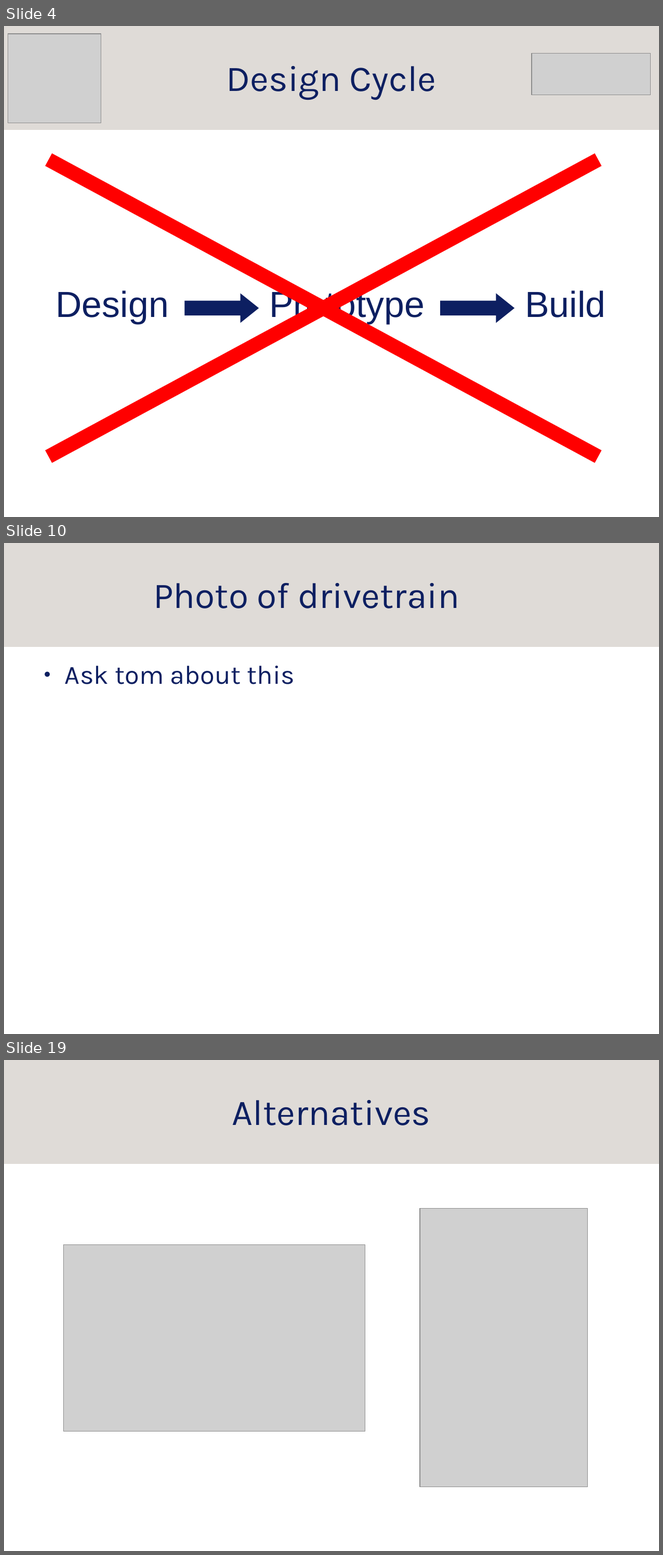
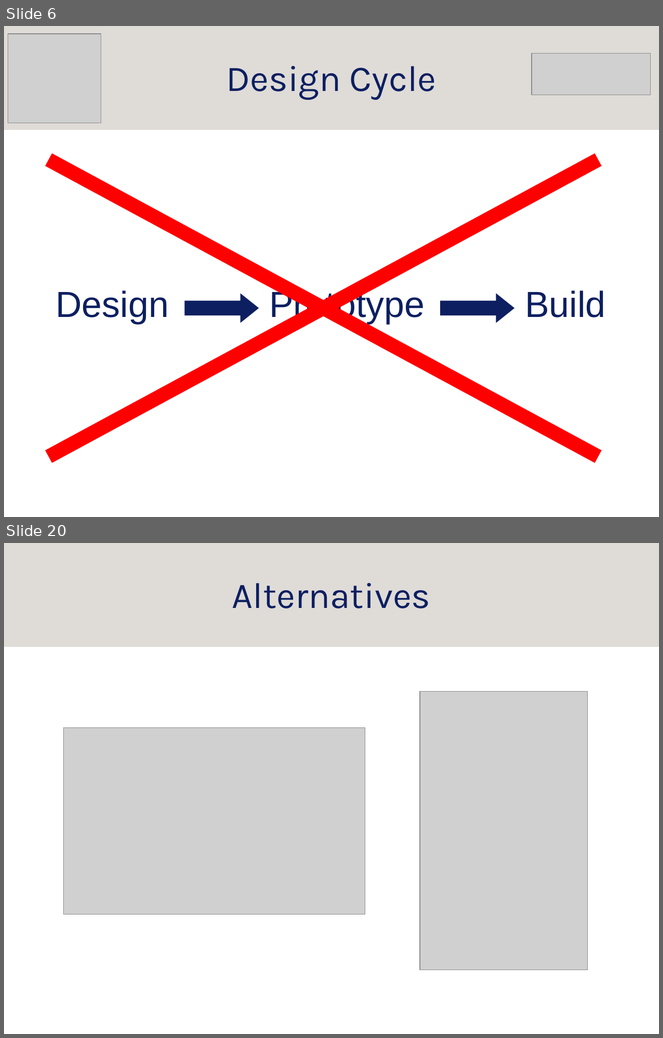
Before and after one commit to srobo-legacy/kickstart-presentations, a slide deck: mech/mech.odp. Shown one above the other, each under a label of ours: slides 4, 10 and 19 before the commit, slides 6 and 20 after it; the slides between them are not shown. The pictures are 663x1555 and 663x1038 pixels, drawn with LibreOffice and Linux fonts; fonts in the diff are those of the drawing; grey boxes stand for pictures; background and template pictures are left out. Boxes give left, top, right and bottom in pixels: in the first picture for what was removed or moved away, otherwise in the second. Text is boxed around its words. In the diff, an @@ line names an element or a change of style, - is before the commit and + after.

```diff
--- a/mech/mech.odp
+++ b/mech/mech.odp
@@ slide 10 removed at [4,543,659,1034], background #FFFFFF; not listed: 1 template element that a slide beside it also shows @@
@@ title removed at [153,583,460,609] @@
-Photo of drivetrain
@@ text removed at [65,666,295,684] @@
-● Ask tom about this
@@ what was slide 4 is now slide 6 @@
@@ what was slide 19 is now slide 20 @@
```
Also in this commit, not shown: 16 slides changed, 6 slides added, 2 other slides removed, 3 other files.
